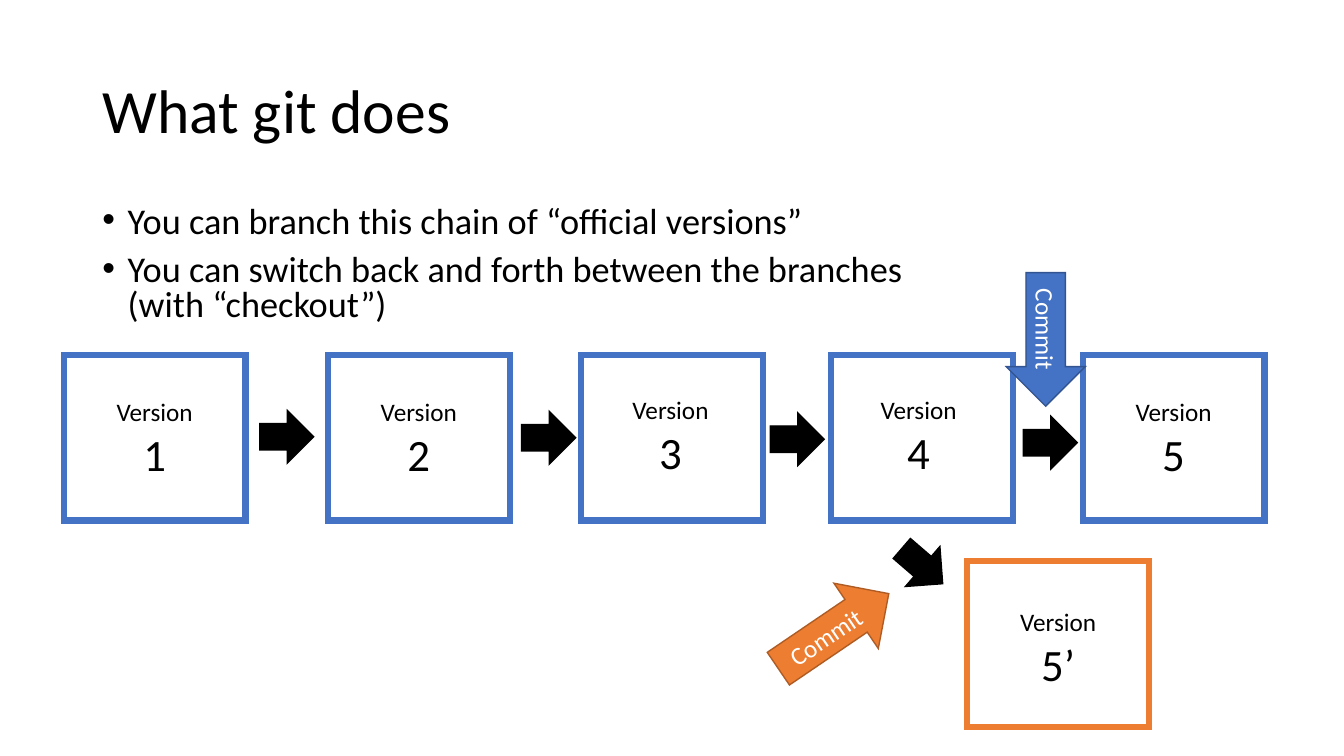
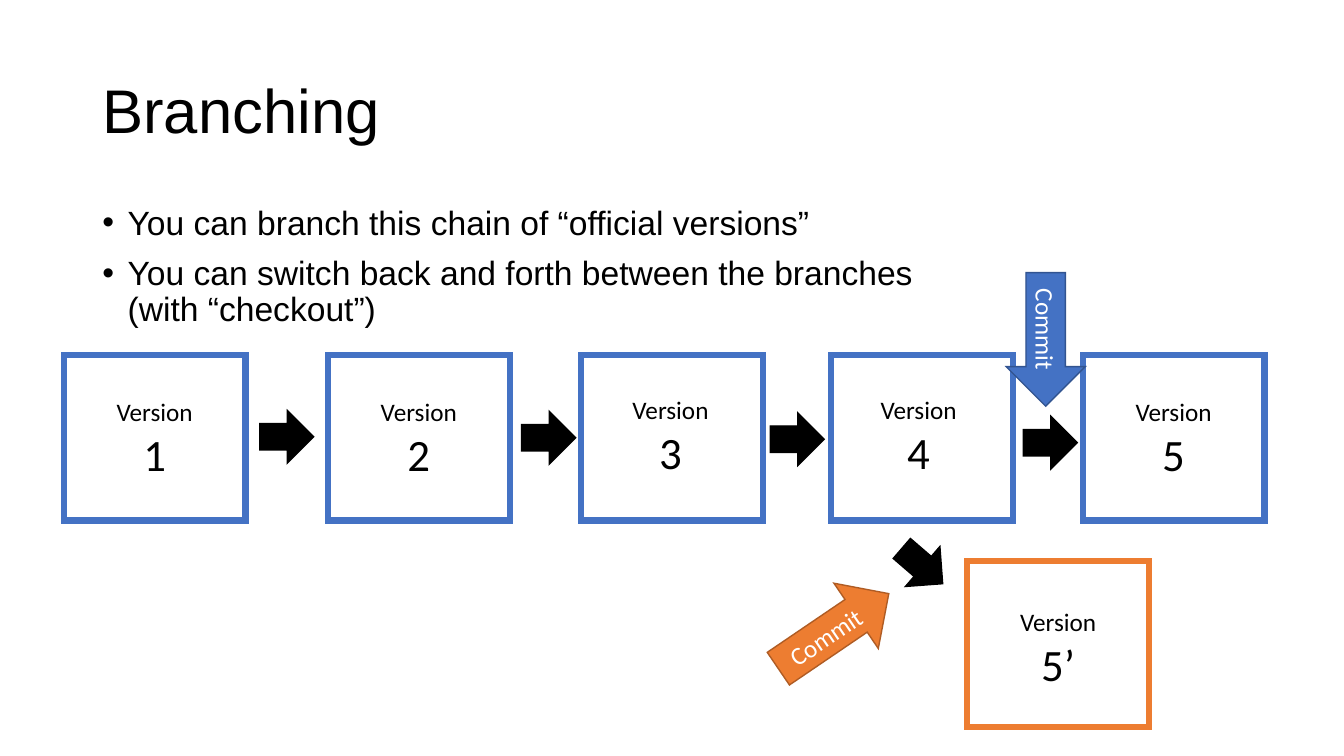
Before and after one commit to vibhaannaswamy/INP_Git_Intro_forked, a slide deck: slide 12 of slides/GitHubIntro_2021.pptx (slide 13 before the commit). Drawn at 1344x756 pixels with LibreOffice and Linux fonts; fonts in the diff are those of the drawing. Boxes give left, top, right and bottom in pixels: in the first picture for what was removed or moved away, otherwise in the second. Text is boxed around its words. In the diff, an @@ line names an element or a change of style, - is before the commit and + after.

```diff
--- a/slides/GitHubIntro_2021.pptx
+++ b/slides/GitHubIntro_2021.pptx
@@ title at (102,88,379,145): text changed; font Calibri to Arial @@
-What git does
+Branching
@@ text "You can branch this chain ..." at (128,210,912,328): size 25.9 to 24 pt, font Calibri to Arial; line spacing 0.8 to 0.9 @@
```
Also in this commit, not shown: 20 other slides changed, 1 slide removed, 4 other files.
